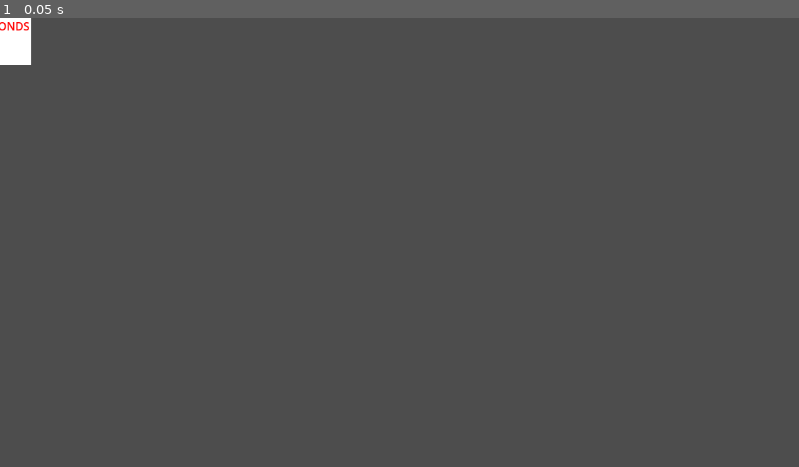
Above: before the commit, frame 1.
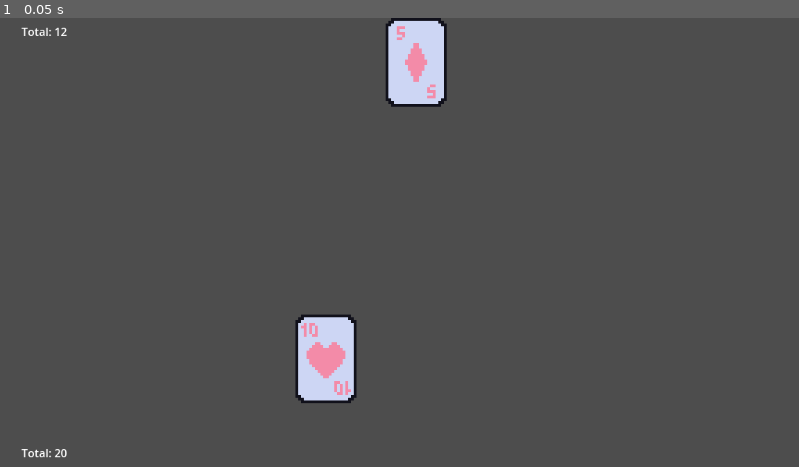
Above: after the commit, the same moment.

Repository: Virkkunen/twentyone
Game: Godot game, scene res://scenes/game.tscn
Same seed, same stepped clock (60 frames per second), same inputs: the game is played once before the commit and once after it.
Inputs:
- Up to frame 1 (0.05 s): no input

The runs differ from the first frame. In frame 1, 3.5% of the frame differs, in the area x 0-56%, y 0-98%.

Commit message:
card textures

Diff:
--- a/project.godot
+++ b/project.godot
@@ -26,5 +26,6 @@
 
 [rendering]
 
+textures/canvas_textures/default_texture_filter=0
 renderer/rendering_method="mobile"
 textures/vram_compression/import_etc2_astc=true
--- a/scenes/card.tscn
+++ b/scenes/card.tscn
@@ -1,41 +1,12 @@
-[gd_scene load_steps=3 format=3 uid="uid://c2xwlmcc7gd8u"]
+[gd_scene load_steps=2 format=3 uid="uid://c2xwlmcc7gd8u"]
 
 [ext_resource type="Script" path="res://scripts/card.gd" id="1_xh71b"]
 
-[sub_resource type="RectangleShape2D" id="RectangleShape2D_v2bkj"]
-size = Vector2(91, 136)
-
 [node name="Card" type="Node2D"]
+scale = Vector2(4, 4)
 script = ExtResource("1_xh71b")
 
-[node name="CardBase" type="ColorRect" parent="."]
-offset_left = -46.0
-offset_top = -68.0
-offset_right = 45.0
-offset_bottom = 68.0
-
-[node name="Rank" type="Label" parent="."]
-offset_left = -46.0
-offset_top = -53.0
-offset_right = 45.0
-offset_bottom = -30.0
-theme_override_colors/font_color = Color(0, 0, 0, 1)
-text = "1"
-horizontal_alignment = 1
-vertical_alignment = 1
-
-[node name="Suit" type="Label" parent="."]
-offset_left = -46.0
-offset_right = 45.0
-offset_bottom = 23.0
-theme_override_colors/font_color = Color(0, 0, 0, 1)
-text = "clubs"
-horizontal_alignment = 1
-vertical_alignment = 1
-
-[node name="Hitbox" type="Area2D" parent="."]
-position = Vector2(14, 22)
-
-[node name="CollisionShape2D" type="CollisionShape2D" parent="Hitbox"]
-position = Vector2(-14, -22)
-shape = SubResource("RectangleShape2D_v2bkj")
+[node name="TextureRect" type="TextureRect" parent="."]
+custom_minimum_size = Vector2(22, 32)
+offset_right = 22.0
+offset_bottom = 32.0
--- a/scenes/game.tscn
+++ b/scenes/game.tscn
@@ -1,9 +1,11 @@
-[gd_scene load_steps=5 format=3 uid="uid://cf1g3icj8h4jb"]
+[gd_scene load_steps=7 format=3 uid="uid://cf1g3icj8h4jb"]
 
 [ext_resource type="Script" path="res://scripts/game.gd" id="1_cd4p2"]
 [ext_resource type="Script" path="res://scripts/deck.gd" id="2_qfe0i"]
 [ext_resource type="Script" path="res://scripts/player.gd" id="3_d633v"]
 [ext_resource type="Script" path="res://scripts/house.gd" id="4_ehm00"]
+[ext_resource type="PackedScene" uid="uid://c2xwlmcc7gd8u" path="res://scenes/card.tscn" id="4_rakmb"]
+[ext_resource type="Script" path="res://scripts/hud.gd" id="5_ofnyn"]
 
 [node name="Game" type="Node2D"]
 script = ExtResource("1_cd4p2")
@@ -11,8 +13,151 @@
 [node name="Deck" type="Node2D" parent="."]
 script = ExtResource("2_qfe0i")
 
+[node name="CanvasLayer" type="CanvasLayer" parent="Deck"]
+
+[node name="Control" type="Control" parent="Deck/CanvasLayer"]
+layout_mode = 3
+anchors_preset = 15
+anchor_right = 1.0
+anchor_bottom = 1.0
+grow_horizontal = 2
+grow_vertical = 2
+
+[node name="BoxContainer" type="BoxContainer" parent="Deck/CanvasLayer/Control"]
+layout_direction = 2
+layout_mode = 1
+anchors_preset = -1
+anchor_left = 0.109
+anchor_top = 0.522
+anchor_right = 0.109
+anchor_bottom = 0.522
+offset_left = -32.568
+offset_top = -34.256
+offset_right = 32.432
+offset_bottom = 33.744
+grow_vertical = 2
+alignment = 1
+
 [node name="Player" type="Node2D" parent="."]
 script = ExtResource("3_d633v")
 
+[node name="CanvasLayer" type="CanvasLayer" parent="Player"]
+
+[node name="Control" type="Control" parent="Player/CanvasLayer"]
+layout_mode = 3
+anchors_preset = 15
+anchor_right = 1.0
+anchor_bottom = 1.0
+grow_horizontal = 2
+grow_vertical = 2
+
+[node name="BoxContainer" type="BoxContainer" parent="Player/CanvasLayer/Control"]
+layout_direction = 2
+layout_mode = 1
+anchors_preset = -1
+anchor_left = 0.444
+anchor_top = 0.781
+anchor_right = 0.444
+anchor_bottom = 0.781
+offset_left = -85.488
+offset_top = -78.088
+offset_right = 84.512
+offset_bottom = 77.912
+grow_horizontal = 2
+grow_vertical = 0
+alignment = 1
+
+[node name="Card" parent="Player/CanvasLayer/Control/BoxContainer" instance=ExtResource("4_rakmb")]
+position = Vector2(354, -204)
+
+[node name="Card2" parent="Player/CanvasLayer/Control/BoxContainer" instance=ExtResource("4_rakmb")]
+position = Vector2(306, -212)
+
 [node name="House" type="Node2D" parent="."]
 script = ExtResource("4_ehm00")
+
+[node name="CanvasLayer" type="CanvasLayer" parent="House"]
+
+[node name="Control" type="Control" parent="House/CanvasLayer"]
+layout_mode = 3
+anchors_preset = 15
+anchor_right = 1.0
+anchor_bottom = 1.0
+grow_horizontal = 2
+grow_vertical = 2
+
+[node name="BoxContainer" type="BoxContainer" parent="House/CanvasLayer/Control"]
+layout_mode = 1
+anchors_preset = 5
+anchor_left = 0.5
+anchor_right = 0.5
+offset_left = -20.0
+offset_right = 20.0
+offset_bottom = 40.0
+grow_horizontal = 2
+
+[node name="HUD" type="CanvasGroup" parent="."]
+script = ExtResource("5_ofnyn")
+
+[node name="HouseCanvas" type="CanvasLayer" parent="HUD"]
+
+[node name="Control" type="Control" parent="HUD/HouseCanvas"]
+layout_mode = 3
+anchors_preset = 15
+anchor_right = 1.0
+anchor_bottom = 1.0
+grow_horizontal = 2
+grow_vertical = 2
+
+[node name="HouseHUD" type="NinePatchRect" parent="HUD/HouseCanvas/Control"]
+layout_mode = 1
+offset_right = 128.0
+offset_bottom = 40.0
+patch_margin_left = 64
+patch_margin_right = 64
+
+[node name="Total" type="Label" parent="HUD/HouseCanvas/Control/HouseHUD"]
+layout_mode = 1
+anchors_preset = 15
+anchor_right = 1.0
+anchor_bottom = 1.0
+grow_horizontal = 2
+grow_vertical = 2
+text = "Total: 21"
+horizontal_alignment = 1
+vertical_alignment = 1
+
+[node name="PlayerCanvas" type="CanvasLayer" parent="HUD"]
+
+[node name="Control" type="Control" parent="HUD/PlayerCanvas"]
+layout_mode = 3
+anchors_preset = 15
+anchor_right = 1.0
+anchor_bottom = 1.0
+grow_horizontal = 2
+grow_vertical = 2
+metadata/_edit_use_anchors_ = true
+
+[node name="PlayerHUD" type="NinePatchRect" parent="HUD/PlayerCanvas/Control"]
+layout_mode = 1
+anchors_preset = 2
+anchor_top = 1.0
+anchor_bottom = 1.0
+offset_top = -40.0
+offset_right = 128.0
+grow_vertical = 0
+patch_margin_left = 64
+patch_margin_right = 64
+metadata/_edit_use_anchors_ = true
+
+[node name="Total" type="Label" parent="HUD/PlayerCanvas/Control/PlayerHUD"]
+layout_mode = 1
+anchors_preset = 15
+anchor_right = 1.0
+anchor_bottom = 1.0
+grow_horizontal = 2
+grow_vertical = 2
+text = "Total: 21"
+horizontal_alignment = 1
+vertical_alignment = 1
+metadata/_edit_use_anchors_ = true
--- a/scripts/card.gd
+++ b/scripts/card.gd
@@ -29,22 +29,9 @@
 @onready var label_suit : Label = $Suit
 
 func _ready() -> void:
-	update_card()
+	pass
 
-func update_card() -> void:
-	if card_rank >= CardRank.TWO and card_rank <= CardRank.TEN:
-		label_rank.text = str(card_rank + 1)
-	else:
-		label_rank.text = CardRank.keys()[card_rank]
-	label_suit.text = CardSuit.keys()[card_suit]
-
-	if suit_colour == SuitColour.RED:
-		label_suit.set("theme_override_colors/font_color", Color.RED)
-		label_rank.set("theme_override_colors/font_color", Color.RED)
-	else:
-		label_suit.set("theme_override_colors/font_color", Color.BLACK)
-		label_rank.set("theme_override_colors/font_color", Color.BLACK)
-
+func calc_value() -> void:
 	# aces are being calculated at player and house hands
 	if card_rank >= CardRank.TWO and card_rank <= CardRank.TEN:
 		card_value = card_rank + 1
--- a/scripts/deck.gd
+++ b/scripts/deck.gd
@@ -3,6 +3,8 @@
 var Card = preload("res://scripts/card.gd")
 
 @export var deck: Array = []
+
+@onready var Box = $CanvasLayer/Control/BoxContainer
 
 # var card_being_dragged : Node2D
 
@@ -36,23 +38,18 @@
 			card.card_rank = rank
 			card.suit_colour = Card.SuitColour.RED if suit in [Card.CardSuit.HEARTS, Card.CardSuit.DIAMONDS] else Card.SuitColour.BLACK
 			card.is_face = true if rank in [Card.CardRank.JOKER, Card.CardRank.QUEEN, Card.CardRank.KING] else false
+			card.calc_value()
 
 			card.name = str(Card.CardRank.keys()[rank]) + " OF " + str(Card.CardSuit.keys()[suit])
+
+			var texture_path = "res://assets/cards/" + str(Card.CardRank.keys()[rank].to_lower()) + "_" + str(Card.CardSuit.keys()[suit].to_lower()) + ".png"
+			var texture = load(texture_path)
+			card.get_node("TextureRect").texture = texture
+
 			deck.append(card)
-			add_child(card)
 
 func shuffle_deck() -> void:
 	deck.shuffle()
-
-func DEBUG_show_deck() -> void:
-	var start_pos = Vector2(10, 10)
-	var card_offset = Vector2(70, 20)
-
-	for card in deck:
-		add_child(card)
-		card.position = start_pos
-		start_pos += card_offset
-		card.update_card()
 
 # func check_for_card() -> Node2D:
 # 	var space_state = get_world_2d().direct_space_state
--- a/scripts/game.gd
+++ b/scripts/game.gd
@@ -17,6 +17,6 @@
 	for index in cards:
 		var card = Deck.deck.pop_front()
 		whose.hand.append(card)
-		Deck.remove_child(card)
-		whose.add_child(card)
+		# Deck.remove_child(card)
+		whose.display_card(card)
 	whose.calc_total()
--- a/scripts/house.gd
+++ b/scripts/house.gd
@@ -2,6 +2,8 @@
 
 @export var hand : Array = []
 @export var total : int
+
+@onready var Box = $CanvasLayer/Control/BoxContainer
 
 var Card = preload("res://scripts/card.gd")
 
@@ -23,3 +25,6 @@
 
 	total = local_total
 	Global.house_total = total
+
+func display_card(card : Node2D) -> void:
+	Box.add_child(card)
--- /dev/null
+++ b/scripts/hud.gd
@@ -0,0 +1,14 @@
+extends CanvasGroup
+
+@onready var HouseHUD = $HouseCanvas/Control/HouseHUD
+@onready var PlayerHUD = $PlayerCanvas/Control/PlayerHUD
+
+func _ready() -> void:
+  Global.connect("player_total_changed", _on_player_total_changed)
+  Global.connect("house_total_changed", _on_house_total_changed)
+
+func _on_player_total_changed() -> void:
+  PlayerHUD.get_node("Total").text = "Total: " + str(Global.player_total)
+
+func _on_house_total_changed() -> void:
+  HouseHUD.get_node("Total").text = "Total: " + str(Global.house_total)
--- a/scripts/player.gd
+++ b/scripts/player.gd
@@ -2,6 +2,8 @@
 
 @export var hand : Array = []
 @export var total : int
+
+@onready var Box = $CanvasLayer/Control/BoxContainer
 
 var Card = preload("res://scripts/card.gd")
 
@@ -23,3 +25,6 @@
 
 	total = local_total
 	Global.player_total = total
+
+func display_card(card : Node2D) -> void:
+	Box.add_child(card)
Binary file added: assets/cards/ace_clubs.png
Not shown, added: assets/cards/ace_clubs.png.import
Binary file added: assets/cards/ace_diamonds.png
Not shown, added: assets/cards/ace_diamonds.png.import
Binary file added: assets/cards/ace_hearts.png
Not shown, added: assets/cards/ace_hearts.png.import
Binary file added: assets/cards/ace_spades.png
Not shown, added: assets/cards/ace_spades.png.import
Binary file added: assets/cards/eight_clubs.png
Not shown, added: assets/cards/eight_clubs.png.import
Binary file added: assets/cards/eight_diamonds.png
Not shown, added: assets/cards/eight_diamonds.png.import
(and 93 more such lines)
